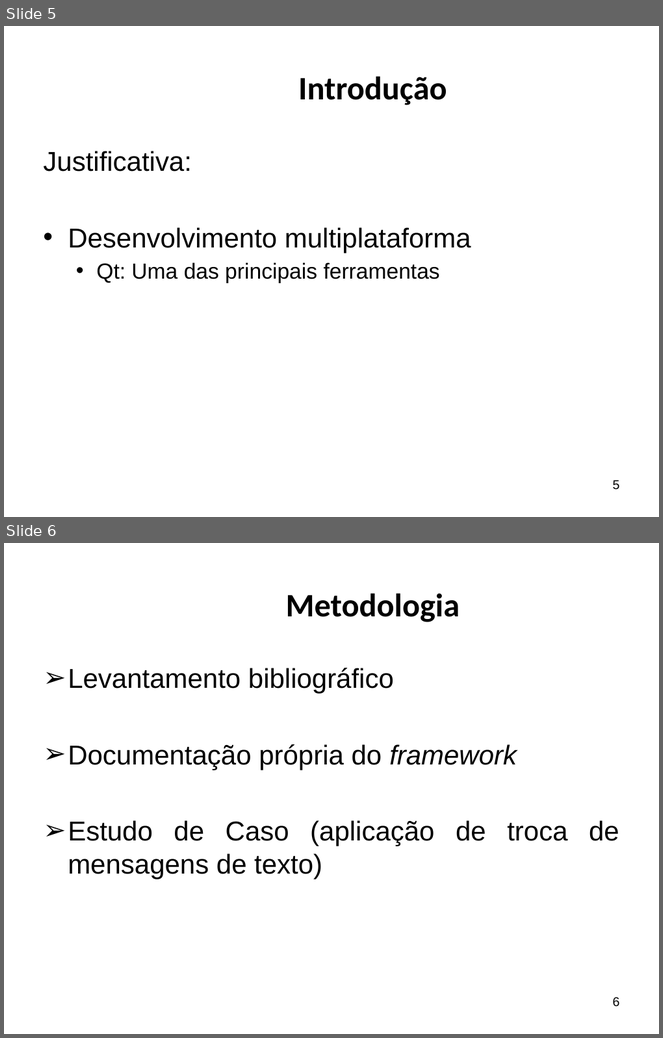
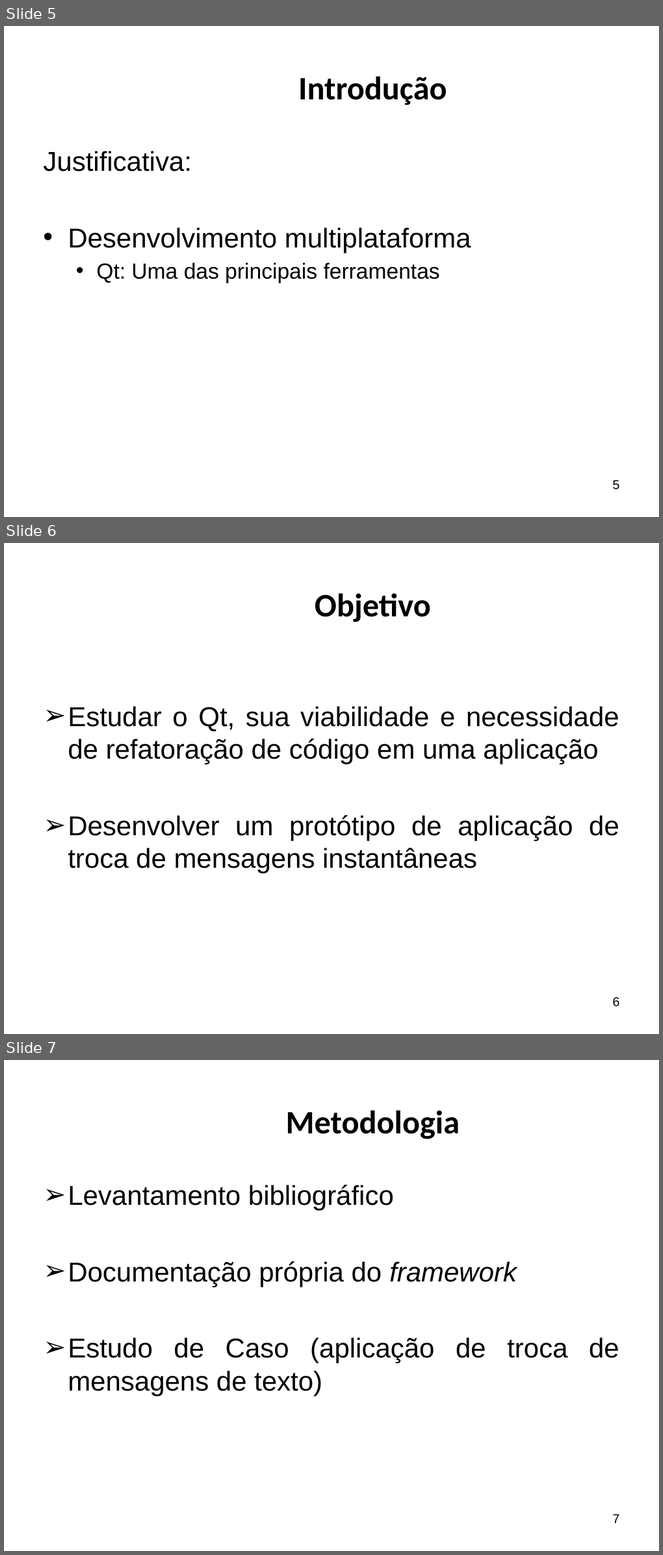
Before and after one commit to ricardopetrere/TCC_FTT, a slide deck: documentos/Apresentação Banca.pptx. Shown one above the other, each under a label of ours: slides 5 and 6 before the commit, slides 5, 6 and 7 after it. The pictures are 663x1038 and 663x1555 pixels, drawn with LibreOffice and Linux fonts; fonts in the diff are those of the drawing; background and template pictures are left out. Boxes give left, top, right and bottom in pixels: in the first picture for what was removed or moved away, otherwise in the second. Text is boxed around its words. In the diff, an @@ line names an element or a change of style, - is before the commit and + after.

```diff
--- a/documentos/Apresentação Banca.pptx
+++ b/documentos/Apresentação Banca.pptx
@@ slide 6 added at <box>4,543,659,1034</box>, background picture (left out) @@
@@ title added at <box>315,593,431,622</box>, 36 pt, text #000000, bold @@
+Objetivo
@@ text added at <box>68,706,620,874</box>, 30 pt, text #000000 @@
+➢ Estudar o Qt, sua viabilidade e necessidade de refatoração de código em uma aplicação
+➢ Desenvolver um protótipo de aplicação de troca de mensagens instantâneas
@@ page number added at <box>613,997,620,1007</box>, 14 pt, text #000000 @@
+6
@@ what was slide 6 is now slide 7 @@
@@ page number at <box>613,1514,620,1523</box>: text changed @@
-6
+7
```
Also in this commit, not shown: 6 slides changed, 3 other slides added, 16 other files.
